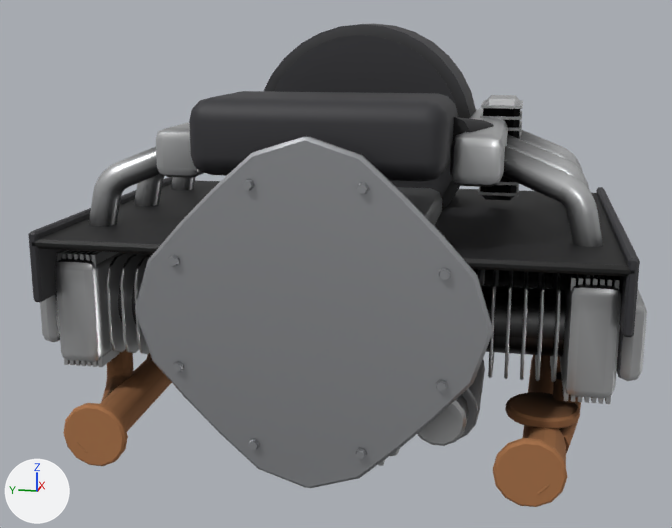
Before and after pictures for a commit that changed the glTF model public/models/modcar/parts/eng_flat6.glb.
The view is the same before and after, from a 50 mm camera at (-1.306, -0.231, 0.515) aimed at (-0.047, 0.021, 0.2). Arrows for +X, +Y and +Z are at lower left; the lights stay in place. The first picture is the older version. Vertices at exactly the same position are counted once.

Script lines for the objects in view, before the commit:
```python
me_part = bpy.data.meshes.new('PART')
me_part.from_pydata(...)  # 7598 vertices, 14552 faces; spans x -0.352..0.306, y -0.38..0.38, z -0.009..0.532
# faces by material slot: [8784, 1176, 1796, 2144, 544, 108]
me_part.materials.append(mat_alu)
me_part.materials.append(mat_trim)
me_part.materials.append(mat_rust)
me_part.materials.append(mat_steel)
me_part.materials.append(mat_rubber)
me_part.materials.append(mat_chrome)
ob_part = bpy.data.objects.new('PART', me_part)
ob_part.location = (0.0, 0.0, 0.0)
```
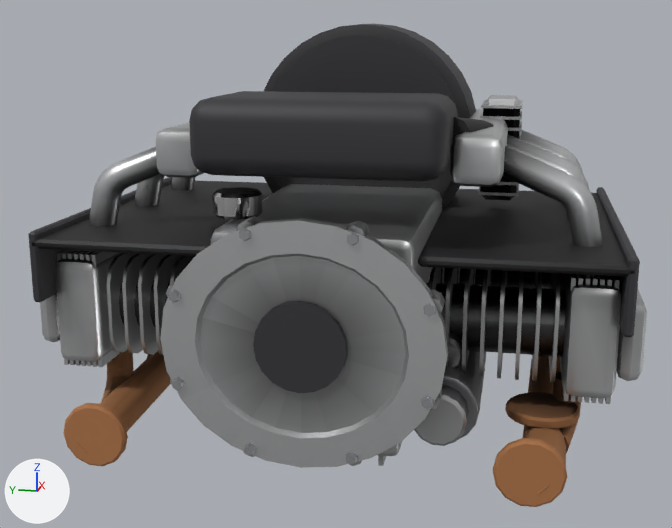
Commit message: ModCar parts: cast flywheel housings on the car engines

Pixel boxes (x1, y1, x2, y2) of what changed, in the pictures (672 x 528 px; the box of a moved part takes in the faces that stretch with it):
part 1 of me_part, added (mostly hidden): after (166, 283, 174, 297)
part 2 of me_part, added: after (236, 216, 263, 231)
part 3 of me_part, added: after (346, 220, 370, 236)
part 4 of me_part, added: after (431, 289, 445, 314)
part 5 of me_part, added (mostly hidden): after (430, 388, 442, 410)
part 6 of me_part, rebuilt (19% narrower, 29% shorter): before (135, 137, 493, 488); after (160, 218, 448, 468)
part 7 of me_part, rebuilt (not visible before): after (457, 268, 460, 284)
part 8 of me_part, rebuilt: before (106, 253, 136, 352); after (107, 253, 138, 352)
part 9 of me_part, rebuilt (11% wider): before (520, 272, 528, 380); after (515, 271, 524, 380)
part 10 of me_part, rebuilt: before (134, 254, 153, 354); after (138, 254, 168, 355)
part 11 of me_part, rebuilt (not visible before): after (462, 269, 474, 373)
part 12 of me_part, rebuilt (not visible before): after (429, 267, 441, 290)
part 13 of me_part, rebuilt: before (535, 272, 545, 381); after (532, 272, 542, 381)
part 14 of me_part, rebuilt (not visible before): after (441, 268, 445, 283)
part 15 of me_part, rebuilt (7% wider): before (120, 253, 149, 353); after (122, 253, 153, 353)
part 16 of me_part, deleted (mostly hidden): before (168, 179, 561, 459)
part 17 of me_part, moved or reshaped: before (488, 270, 499, 378); after (445, 268, 560, 382)
part 18 of me_part, moved or reshaped (not visible before): after (154, 255, 195, 355)
part 19 of me_part, added: after (168, 228, 436, 465)
part 20 of me_part, edited (looks the same): (31, 33, 647, 498) in both

Diff of the bpy script that builds the scene:
```diff
--- a/public/models/modcar/parts/eng_flat6.glb.py
+++ b/public/models/modcar/parts/eng_flat6.glb.py
@@ me_part @@
-me_part.from_pydata(...)  # 7598 vertices, 14552 faces; spans x -0.352..0.306, y -0.38..0.38, z -0.009..0.532
+me_part.from_pydata(...)  # 6047 vertices, 11402 faces; spans x -0.362..0.306, y -0.38..0.38, z -0.009..0.532
+# me_part part 1: a new loose piece, an 8-sided cylinder along x spanning x -0.35..-0.32, y 0.129..0.155, z 0.219..0.245, in mat_alu
+# me_part part 2: a new loose piece, an 8-sided cylinder along x spanning x -0.35..-0.32, y 0.046..0.072, z 0.293..0.319, in mat_alu
+# me_part part 3: a new loose piece, an 8-sided cylinder along x spanning x -0.35..-0.32, y -0.072..-0.046, z 0.293..0.319, in mat_alu
+# me_part part 4: a new loose piece, an 8-sided cylinder along x spanning x -0.35..-0.32, y -0.155..-0.129, z 0.219..0.245, in mat_alu
+# me_part part 5: a new loose piece, an 8-sided cylinder along x spanning x -0.35..-0.32, y -0.155..-0.129, z 0.115..0.141, in mat_alu
+# me_part part 6: the loose piece of 88 vertices spanning x -0.322..-0.308, y -0.208..0.208, z -0.008..0.408 is rebuilt with 193 vertices and now spans x -0.356..-0.31, y -0.162..0.162, z 0.037..0.323, in mat_alu
+# me_part part 7: the loose piece of 56 vertices spanning x -0.085..0.045, y -0.15..-0.146, z 0.105..0.235 is rebuilt with 24 vertices and now spans x -0.085..0.045, y -0.154..-0.15, z 0.105..0.235
+# me_part part 8: the loose piece of 56 vertices spanning x -0.235..-0.105, y 0.279..0.283, z 0.105..0.235 is rebuilt with 24 vertices and now spans x -0.235..-0.105, y 0.277..0.282, z 0.105..0.235
+# me_part part 9: the loose piece of 56 vertices spanning x -0.235..-0.105, y -0.245..-0.241, z 0.105..0.235 is rebuilt with 24 vertices and now spans x -0.235..-0.105, y -0.239..-0.235, z 0.105..0.235
+# me_part part 10: the loose piece of 56 vertices spanning x -0.235..-0.105, y 0.241..0.245, z 0.105..0.235 is rebuilt with 24 vertices and now spans x -0.235..-0.105, y 0.235..0.239, z 0.105..0.235
+# me_part part 11: the loose piece of 56 vertices spanning x -0.235..-0.105, y -0.169..-0.165, z 0.105..0.235 is rebuilt with 24 vertices and now spans x -0.235..-0.105, y -0.175..-0.171, z 0.105..0.235
+# me_part part 12: the loose piece of 56 vertices spanning x -0.235..-0.105, y -0.131..-0.127, z 0.105..0.235 is rebuilt with 24 vertices and now spans x -0.235..-0.105, y -0.133..-0.128, z 0.105..0.235
+# me_part part 13: the loose piece of 56 vertices spanning x -0.235..-0.105, y -0.264..-0.26, z 0.105..0.235 is rebuilt with 24 vertices and now spans x -0.235..-0.105, y -0.26..-0.256, z 0.105..0.235
+# me_part part 14: the loose piece of 56 vertices spanning x -0.085..0.045, y -0.131..-0.127, z 0.105..0.235 is rebuilt with 24 vertices and now spans x -0.085..0.045, y -0.133..-0.128, z 0.105..0.235
+# me_part part 15: the loose piece of 56 vertices spanning x -0.235..-0.105, y 0.26..0.264, z 0.105..0.235 is rebuilt with 24 vertices and now spans x -0.235..-0.105, y 0.256..0.26, z 0.105..0.235
+# me_part part 16: 29 loose pieces with 1272 vertices, spanning x -0.329..0.195, y -0.283..0.264, z 0.039..0.361, are deleted
+# me_part part 17: 168 vertices removed from x -0.235..0.195, y -0.207..-0.203, z 0.105..0.235; 264 vertices added at x -0.235..0.195, y -0.282..-0.128, z 0.105..0.235
+# me_part part 18: 168 vertices removed from x -0.235..0.195, y 0.203..0.207, z 0.105..0.235; 240 vertices added at x -0.235..0.195, y 0.128..0.26, z 0.105..0.235
+# me_part part 19: 184 vertices added at x -0.362..-0.312, y -0.149..0.149, z 0.047..0.313
+# me_part part 20: 5704 kept faces spanning x -0.352..0.306, y -0.38..0.38, z -0.009..0.528 get new vertex colours
+# other edits to the shape of me_part do not show in these pictures
 me_part.materials.append(mat_alu)
```
